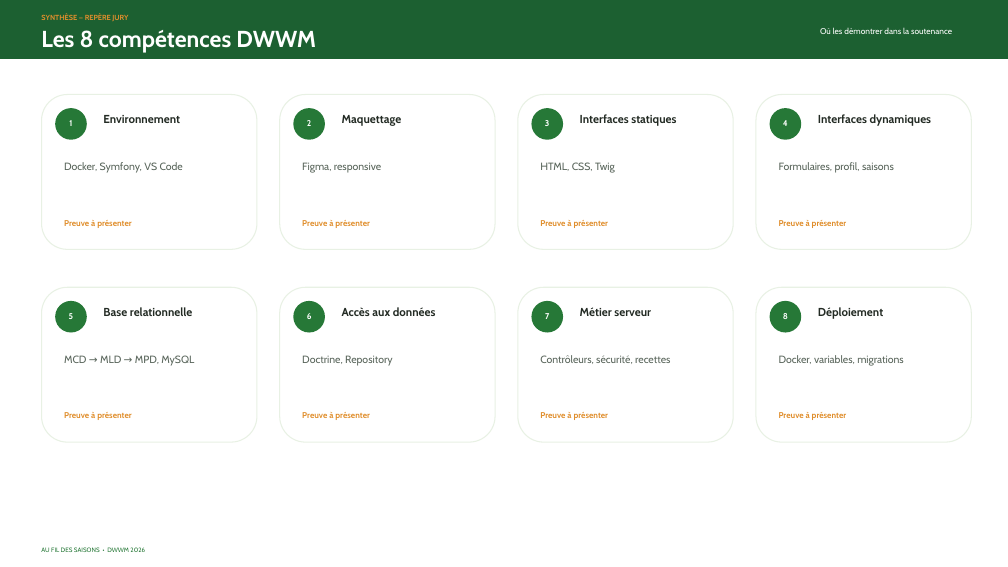
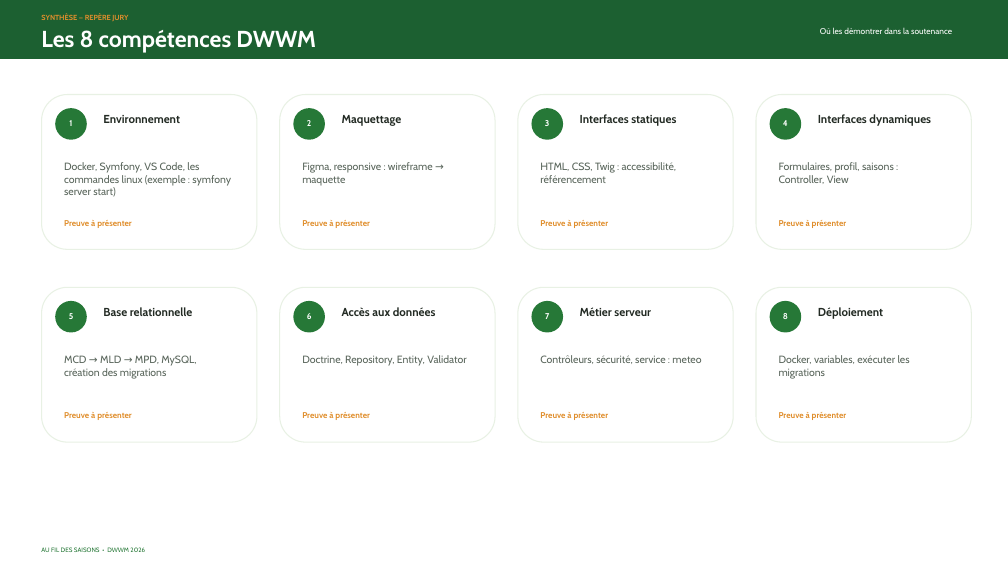
Before and after one commit to Berangere71/Au_fil_des_saisons, a slide deck: slide 3 of Au_fil_des_saisons_soutenance_corrigee.pptx. Drawn at 1008x567 pixels with LibreOffice and Linux fonts; fonts in the diff are those of the drawing. Boxes give left, top, right and bottom in pixels: in the first picture for what was removed or moved away, otherwise in the second. Text is boxed around its words. In the diff, an @@ line names an element or a change of style, - is before the commit and + after.

```diff
--- a/Au_fil_des_saisons_soutenance_corrigee.pptx
+++ b/Au_fil_des_saisons_soutenance_corrigee.pptx
@@ text at (64, 162, 231, 197): text changed @@
-Docker, Symfony, VS Code
+Docker, Symfony, VS Code, les commandes linux (exemple : symfony server start)
@@ text at (302, 162, 433, 186): text changed @@
-Figma, responsive
+Figma, responsive : wireframe → maquette
@@ text at (540, 162, 676, 183): text changed @@
-HTML, CSS, Twig
+HTML, CSS, Twig : accessibilité, référencement
@@ text at (779, 162, 894, 184): text changed @@
-Formulaires, profil, saisons
+Formulaires, profil, saisons : Controller, View
@@ text at (64, 355, 196, 379): text changed @@
-MCD → MLD → MPD, MySQL
+MCD → MLD → MPD, MySQL, création des migrations
@@ text at (302, 355, 466, 366): text changed @@
-Doctrine, Repository
+Doctrine, Repository, Entity, Validator
@@ text at (540, 355, 701, 364): text changed @@
-Contrôleurs, sécurité, recettes
+Contrôleurs, sécurité, service : meteo
@@ text at (779, 355, 910, 379): text changed @@
-Docker, variables, migrations
+Docker, variables, exécuter les migrations
```
Also in this commit, not shown: 27 other slides changed, 1 slide added, 12 other files.
